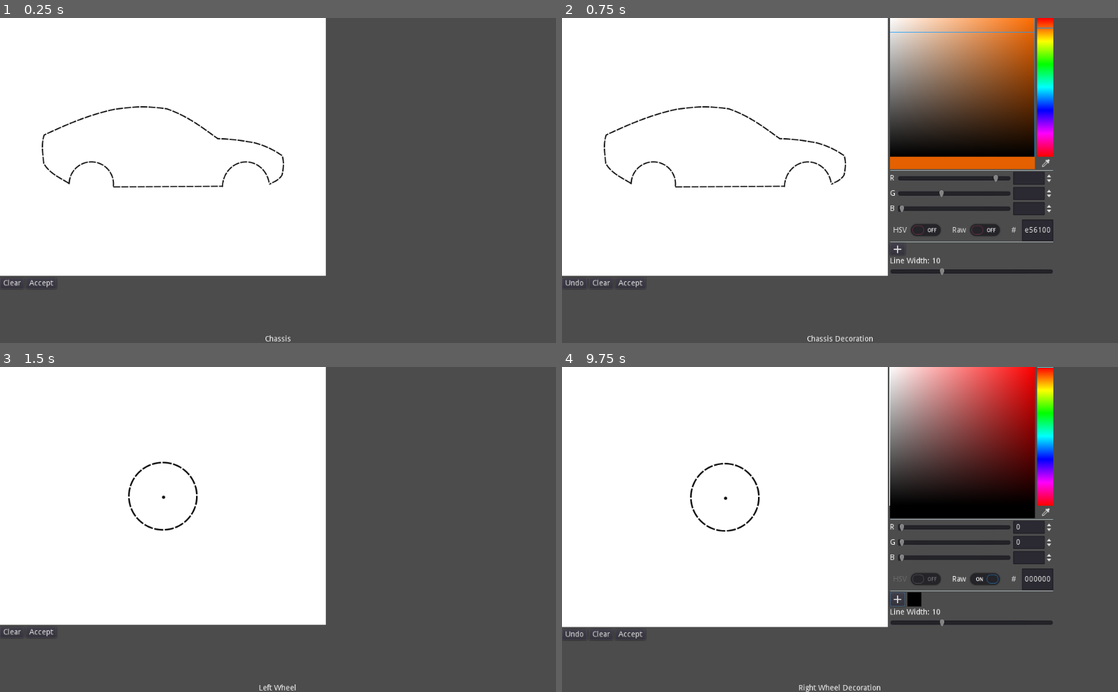
Above: before the commit, frames 1-4 (two rows, left to right).
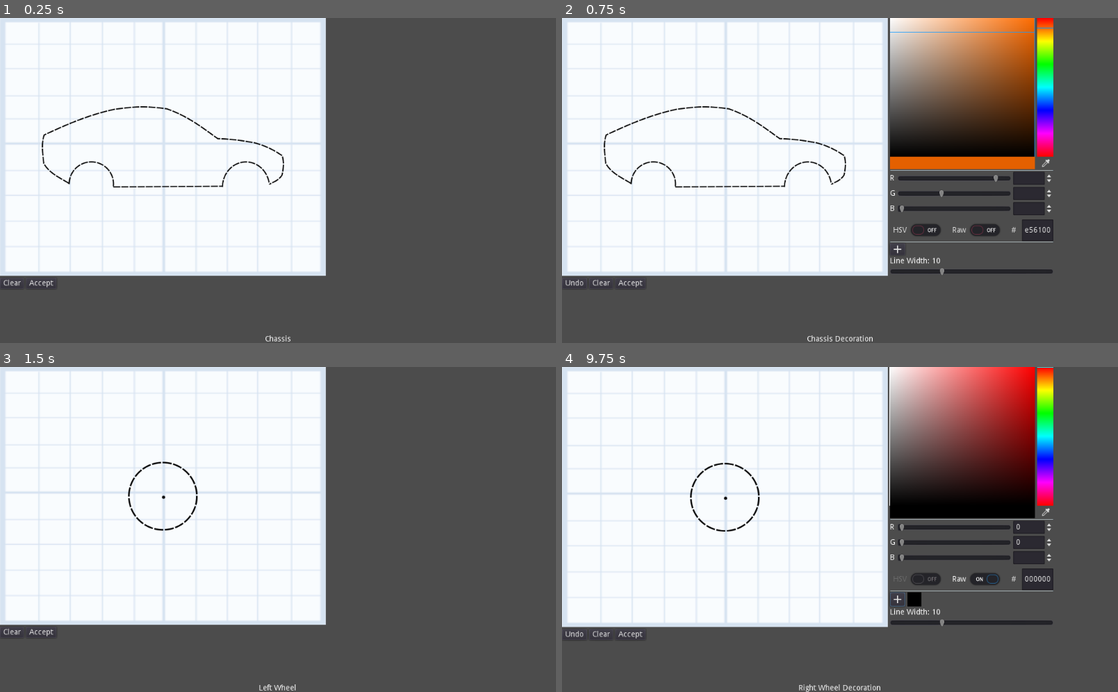
Above: after the commit, the same moments.

Repository: uspgamedev/Blueprint-Blast
Game: Godot game, scene res://canvas/Editor.tscn
Same seed, same stepped clock (60 frames per second), same inputs: the game is played once before the commit and once after it.
Inputs (mouse positions are in pixels of both pictures, inside the frame that each line leads up to):
- Up to frame 1 (0.25 s): no input
- Up to frame 2 (0.75 s): click "Accept" at 0.5 s
- Up to frame 3 (1.5 s): click "Accept" at 1.25 s
- Up to frame 4 (9.75 s): click "Accept" at 2 s; click "Accept" at 2.75 s; click "Clear" at 3.5 s; tap Enter at 4.25 s; move the mouse to (962, 513) at 4.27 s; press the mouse at (962, 513) at 4.28 s; hold Right (ui_right) 4.28-5.03 s; tap Space (shoot) at 5 s; move the mouse to (728, 545) at 5.02 s; release the mouse at (728, 545) at 5.03 s; hold A (reverse) 5.03-5.75 s; tap S (rotate_clockwise) at 5.1 s; click (1045, 513) at 5.75 s; click "HSV" at 6.5 s; click "Raw" at 7.25 s; click "Undo" at 8 s; click "Clear" at 8.75 s; click (895, 597) at 9.5 s

The runs differ from the first frame. In frame 1, 5.6% of the frame differs, in the area x 0-59%, y 0-80%; in frame 2, 5.6%; in frame 3, 5.6%; in frame 4, 5.6%.

Commit message:
Added texture for canvas

Diff:
--- a/project/canvas/Canvas.tscn
+++ b/project/canvas/Canvas.tscn
@@ -1,7 +1,8 @@
-[gd_scene load_steps=3 format=2]
+[gd_scene load_steps=4 format=2]
 
 [ext_resource path="res://assets/white.png" type="Texture" id=1]
 [ext_resource path="res://canvas/Canvas.gd" type="Script" id=2]
+[ext_resource path="res://assets/blueprint.png" type="Texture" id=3]
 
 [node name="Canvas" type="TextureRect"]
 margin_right = 500.0
@@ -10,8 +11,14 @@
 expand = true
 script = ExtResource( 2 )
 
+[node name="Texture" type="TextureRect" parent="."]
+modulate = Color( 1, 1, 1, 0.313726 )
+anchor_right = 1.0
+anchor_bottom = 1.0
+texture = ExtResource( 3 )
+expand = true
+
 [node name="Line2D" type="Line2D" parent="."]
-texture_mode = 0
 joint_mode = 2
 begin_cap_mode = 2
 end_cap_mode = 2
--- a/project/canvas/DecorationCanvas.tscn
+++ b/project/canvas/DecorationCanvas.tscn
@@ -1,7 +1,8 @@
-[gd_scene load_steps=3 format=2]
+[gd_scene load_steps=4 format=2]
 
 [ext_resource path="res://assets/white.png" type="Texture" id=1]
 [ext_resource path="res://canvas/DecorationCanvas.gd" type="Script" id=2]
+[ext_resource path="res://assets/blueprint.png" type="Texture" id=3]
 
 [node name="DecorationCanvas" type="TextureRect"]
 margin_right = 500.0
@@ -11,6 +12,13 @@
 expand = true
 script = ExtResource( 2 )
 
+[node name="Texture" type="TextureRect" parent="."]
+modulate = Color( 1, 1, 1, 0.313726 )
+anchor_right = 1.0
+anchor_bottom = 1.0
+texture = ExtResource( 3 )
+expand = true
+
 [node name="Line2D" type="Line2D" parent="."]
 texture_mode = -1272333152
 
Binary file added: project/assets/blueprint.png
Not shown, added: project/assets/blueprint.png.import
